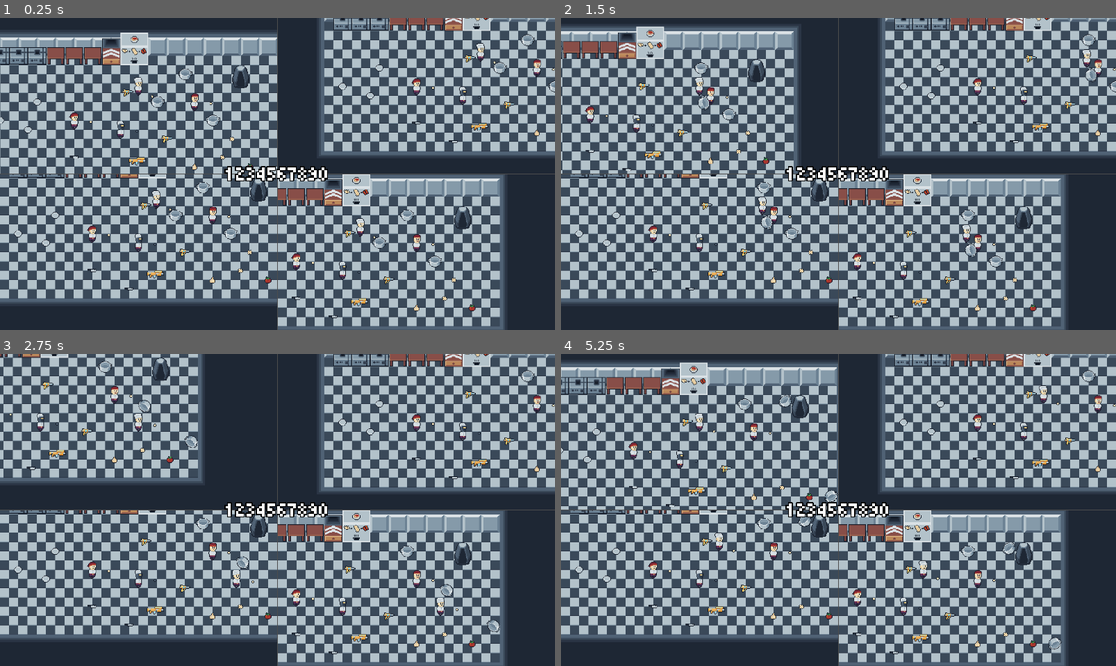
Above: before the commit, frames 1-4 (two rows, left to right).
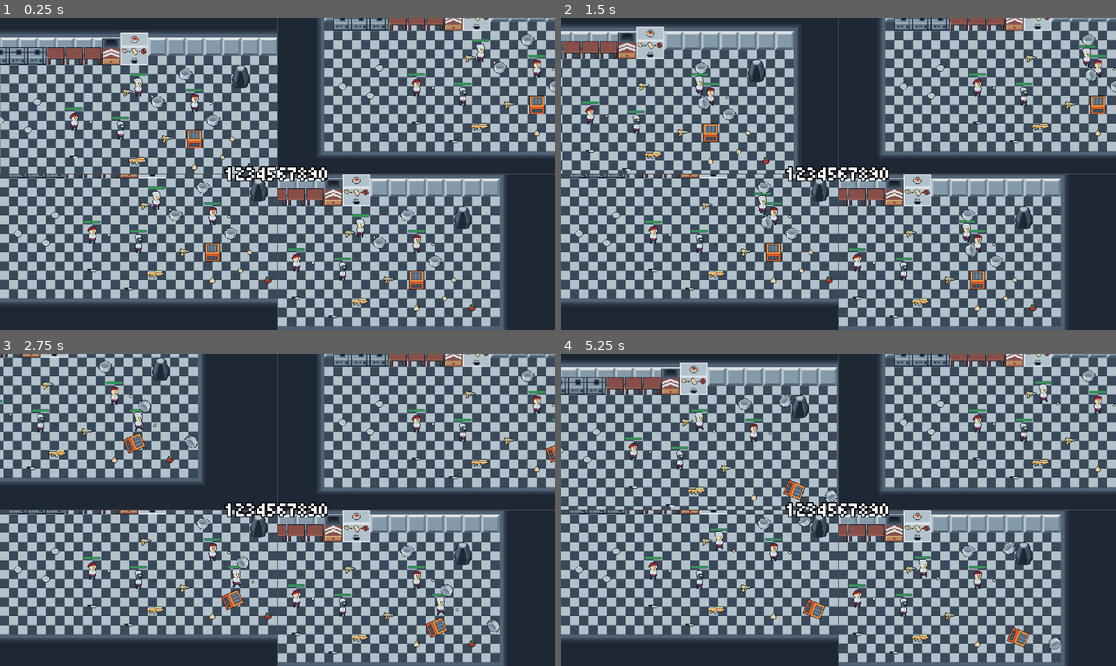
Above: after the commit, the same moments.

Repository: nonamecorn/romancce_macabre
Game: Godot game, scene res://game.tscn
Same seed, same stepped clock (60 frames per second), same inputs: the game is played once before the commit and once after it.
Inputs (mouse positions are in pixels of both pictures, inside the frame that each line leads up to):
- Up to frame 1 (0.25 s): no input
- Up to frame 2 (1.5 s): tap Enter at 0.5 s; move the mouse to (960, 158) at 0.52 s; hold D (p1_right) 0.53-1.28 s; right-click (960, 158) at 0.6 s; click (960, 158) at 0.67 s; move the mouse to (727, 189) at 1.27 s; hold S (p1_down) from 1.28 s (still down); click (727, 189) at 1.35 s
- Up to frame 3 (2.75 s): move the mouse to (333, 441) at 2.02 s; release S (p1_down) at 2.03 s; hold D (p1_right) from 2.03 s (still down); right-click (333, 441) at 2.1 s
- Up to frame 4 (5.25 s): move the mouse to (810, 572) at 2.77 s; release D (p1_right) at 2.78 s; hold W (p1_up) 2.78-3.53 s; click (810, 572) at 2.85 s; move the mouse to (1005, 556) at 3.52 s; hold A (p1_left) 3.53-5.03 s; right-click (1005, 556) at 3.6 s; move the mouse to (672, 463) at 4.27 s; click (672, 463) at 4.35 s; move the mouse to (866, 510) at 5.02 s; hold S (p1_down) from 5.03 s (still down); right-click (866, 510) at 5.1 s; click (866, 510) at 5.17 s

The runs differ from the first frame. In frame 1, 1.7% of the frame differs, in the area x 11-99%, y 6-88%; in frame 2, 1.7%, in the area x 3-99%, y 8-88%; in frame 3, 1.5%; in frame 4, 1.7%.

Commit message:
polishing

Diff:
--- a/lvls/map.tscn
+++ b/lvls/map.tscn
@@ -20,6 +20,7 @@
 [ext_resource type="PackedScene" uid="uid://wr3x0n1wfx4f" path="res://obj/entity/cornelius.tscn" id="18_ajnks"]
 [ext_resource type="PackedScene" uid="uid://c1nm243uchc6w" path="res://obj/entity/grloc.tscn" id="19_rmre4"]
 [ext_resource type="PackedScene" uid="uid://6dum362dqp5s" path="res://obj/entity/pomidor.tscn" id="20_2mgel"]
+[ext_resource type="PackedScene" uid="uid://twexuei0iw5w" path="res://obj/cargo_box.tscn" id="21_rmre4"]
 
 [sub_resource type="TileSetAtlasSource" id="TileSetAtlasSource_b4fcx"]
 texture = ExtResource("5_04hbb")
@@ -224,3 +225,6 @@
 
 [node name="ingredient_base4" parent="." instance=ExtResource("20_2mgel")]
 position = Vector2(464, 256)
+
+[node name="cargo_box" parent="." instance=ExtResource("21_rmre4")]
+position = Vector2(368, 208)
--- /dev/null
+++ b/obj/cargo_box.tscn
@@ -0,0 +1,10 @@
+[gd_scene load_steps=3 format=3 uid="uid://twexuei0iw5w"]
+
+[ext_resource type="PackedScene" uid="uid://cro5ey07r4fn1" path="res://obj/components/bodies/mother_container.tscn" id="1_hdoch"]
+[ext_resource type="Texture2D" uid="uid://cfuqug00rsyei" path="res://img/items/cargo_box.png" id="2_jnjmf"]
+
+[node name="cargo_box" instance=ExtResource("1_hdoch")]
+limit = 10
+
+[node name="Sprite2D" parent="." index="2"]
+texture = ExtResource("2_jnjmf")
--- a/obj/components/bodies/mother_body.gd
+++ b/obj/components/bodies/mother_body.gd
@@ -22,13 +22,14 @@
 	"ATTACH2": null,
 	"MUZZLE2": null,
 }
-
+signal hp_changed(hp)
 func flip():
 	flipped = !flipped
 	$BodySprite.scale.x *= -1
 
 func _on_hitbox_damaged(damage: float, damage_vec: Vector2) -> void:
 	hp -= damage
+	hp_changed.emit(hp)
 	take_knockback(damage_vec)
 	if hp <= 0:
 		$FSM.force_transition("Dead")
--- a/obj/components/bodies/mother_body.tscn
+++ b/obj/components/bodies/mother_body.tscn
@@ -6,7 +6,11 @@
 [ext_resource type="Script" uid="uid://dxlhk6j41qrkb" path="res://obj/components/bodies/hand.gd" id="4_d2y0q"]
 [ext_resource type="Script" uid="uid://ca1364g8p6opd" path="res://obj/components/bodies/dead_state.gd" id="4_mhf4x"]
 [ext_resource type="Script" uid="uid://bkbambgoybnb0" path="res://obj/components/bodies/idle_state.gd" id="5_oh5xk"]
+[ext_resource type="Texture2D" uid="uid://dhy1esiwd3ewe" path="res://img/UI/Gun_UnderHp_bar.png" id="8_shj2t"]
+[ext_resource type="Texture2D" uid="uid://d2ohhhmu82wh1" path="res://img/UI/Gun_hp.png" id="9_8aa68"]
 [ext_resource type="Script" uid="uid://c422lqln78oq5" path="res://obj/components/bodies/pusher.gd" id="9_rmi40"]
+[ext_resource type="Texture2D" uid="uid://cl3gpmg1bx8hr" path="res://img/UI/Gun_hp_bar.png" id="10_gskno"]
+[ext_resource type="Script" uid="uid://5857fwql8smx" path="res://obj/components/bodies/texture_progress_bar.gd" id="11_8aa68"]
 
 [sub_resource type="CapsuleShape2D" id="CapsuleShape2D_0qefb"]
 radius = 5.0
@@ -74,4 +78,16 @@
 [node name="CollisionShape2D" type="CollisionShape2D" parent="Pusher"]
 shape = SubResource("CircleShape2D_x7ed4")
 
+[node name="TextureProgressBar" type="TextureProgressBar" parent="."]
+offset_left = -15.0
+offset_top = -39.0
+offset_right = 45.0
+offset_bottom = 1.0
+scale = Vector2(0.5, 0.5)
+value = 100.0
+texture_under = ExtResource("8_shj2t")
+texture_over = ExtResource("9_8aa68")
+texture_progress = ExtResource("10_gskno")
+script = ExtResource("11_8aa68")
+
 [connection signal="damaged" from="Hitbox" to="." method="_on_hitbox_damaged"]
--- /dev/null
+++ b/obj/components/bodies/texture_progress_bar.gd
@@ -0,0 +1,8 @@
+extends TextureProgressBar
+
+func _ready():
+	max_value = get_parent().hp
+	get_parent().hp_changed.connect(change_value)
+
+func change_value(n_value):
+	value = n_value
--- a/obj/components/proj/basic_bullet.tscn
+++ b/obj/components/proj/basic_bullet.tscn
@@ -31,7 +31,7 @@
 
 [node name="BasicBullet" type="CharacterBody2D"]
 collision_layer = 0
-collision_mask = 16
+collision_mask = 17
 script = ExtResource("1_ui87o")
 damage = 30.0
 speed = 1700.0
--- a/obj/entity/bobot.tscn
+++ b/obj/entity/bobot.tscn
@@ -1,13 +1,15 @@
-[gd_scene load_steps=20 format=3 uid="uid://b4eog40gk61w"]
+[gd_scene load_steps=22 format=3 uid="uid://b4eog40gk61w"]
 
 [ext_resource type="PackedScene" uid="uid://vxlnckbeqm4y" path="res://obj/components/bodies/mother_body.tscn" id="1_m6vwr"]
 [ext_resource type="Script" uid="uid://dbkti2uu350y8" path="res://obj/entity/player.gd" id="2_te3k1"]
 [ext_resource type="Resource" uid="uid://cufo4bmevjb5w" path="res://res/p2controls.tres" id="3_m6vwr"]
 [ext_resource type="Texture2D" uid="uid://2ykwiewl5hlp" path="res://img/bodies/player/Bobot.png" id="4_m6vwr"]
 [ext_resource type="Texture2D" uid="uid://b2nhk647kxw1g" path="res://img/bodies/player/Bobot_anim.png" id="5_te3k1"]
+[ext_resource type="Script" uid="uid://btoxcy23ydmkg" path="res://obj/entity/dead.gd" id="6_aodix"]
 [ext_resource type="Script" uid="uid://b6xe7045h0k1s" path="res://obj/entity/walk_state.gd" id="6_wlrk8"]
 [ext_resource type="Script" uid="uid://d4dpyp5mxmeq8" path="res://obj/entity/playerhand.gd" id="7_xupw3"]
 [ext_resource type="Texture2D" uid="uid://c7lfus773iqe7" path="res://img/bodies/player/Bobot_hand.png" id="8_m6vwr"]
+[ext_resource type="AudioStream" uid="uid://cw1ehadqud0lk" path="res://snd/SFX/5402094785555107349.ogg" id="9_te3k1"]
 
 [sub_resource type="AtlasTexture" id="AtlasTexture_aodix"]
 atlas = ExtResource("4_m6vwr")
@@ -101,9 +103,14 @@
 [node name="FSM" parent="." index="2" node_paths=PackedStringArray("initial_state")]
 initial_state = NodePath("Walk")
 
-[node name="Walk" type="Node" parent="FSM" index="2" node_paths=PackedStringArray("player")]
+[node name="Dead" parent="FSM" index="0" node_paths=PackedStringArray("dsnd")]
+script = ExtResource("6_aodix")
+dsnd = NodePath("../../death")
+
+[node name="Walk" type="Node" parent="FSM" index="2" node_paths=PackedStringArray("player", "sprite")]
 script = ExtResource("6_wlrk8")
 player = NodePath("../..")
+sprite = NodePath("../../BodySprite")
 
 [node name="Hand" parent="." index="4" node_paths=PackedStringArray("player")]
 script = ExtResource("7_xupw3")
@@ -129,3 +136,6 @@
 
 [node name="CollisionShape2D" parent="Pusher" index="0"]
 debug_color = Color(0.22390246, 0.6067969, 0.55894727, 0.05882353)
+
+[node name="death" type="AudioStreamPlayer2D" parent="." index="7"]
+stream = ExtResource("9_te3k1")
--- /dev/null
+++ b/obj/entity/dead.gd
@@ -0,0 +1,7 @@
+extends DeathState
+
+@export var dsnd : AudioStreamPlayer2D
+
+func enter():
+	super()
+	dsnd.play()
--- a/obj/entity/oguzok.tscn
+++ b/obj/entity/oguzok.tscn
@@ -6,8 +6,10 @@
 [ext_resource type="Script" uid="uid://b6xe7045h0k1s" path="res://obj/entity/walk_state.gd" id="3_jlet0"]
 [ext_resource type="Texture2D" uid="uid://b1ywcahoifejc" path="res://img/bodies/player/Oguzok.png" id="4_ic86b"]
 [ext_resource type="Texture2D" uid="uid://bexik0m6oqaaa" path="res://img/bodies/player/Oguzok_anim.png" id="5_drnvc"]
+[ext_resource type="Script" uid="uid://btoxcy23ydmkg" path="res://obj/entity/dead.gd" id="6_howdq"]
 [ext_resource type="Script" uid="uid://d4dpyp5mxmeq8" path="res://obj/entity/playerhand.gd" id="6_yeeoh"]
 [ext_resource type="Texture2D" uid="uid://w5ukyfhkqpru" path="res://img/bodies/player/Oguzok_hand.png" id="8_m6cmv"]
+[ext_resource type="AudioStream" uid="uid://cw1ehadqud0lk" path="res://snd/SFX/5402094785555107349.ogg" id="9_rjguu"]
 
 [sub_resource type="AtlasTexture" id="AtlasTexture_xsu0p"]
 atlas = ExtResource("4_ic86b")
@@ -101,9 +103,14 @@
 [node name="FSM" parent="." index="2" node_paths=PackedStringArray("initial_state")]
 initial_state = NodePath("Walk")
 
-[node name="Walk" type="Node" parent="FSM" index="2" node_paths=PackedStringArray("player")]
+[node name="Dead" parent="FSM" index="0" node_paths=PackedStringArray("dsnd")]
+script = ExtResource("6_howdq")
+dsnd = NodePath("../../death")
+
+[node name="Walk" type="Node" parent="FSM" index="2" node_paths=PackedStringArray("player", "sprite")]
 script = ExtResource("3_jlet0")
 player = NodePath("../..")
+sprite = NodePath("../../BodySprite")
 
 [node name="Hand" parent="." index="4" node_paths=PackedStringArray("player")]
 script = ExtResource("6_yeeoh")
@@ -129,3 +136,6 @@
 
 [node name="CollisionShape2D" parent="Pusher" index="0"]
 debug_color = Color(0.22390246, 0.6067969, 0.55894727, 0.05882353)
+
+[node name="death" type="AudioStreamPlayer2D" parent="." index="7"]
+stream = ExtResource("9_rjguu")
--- a/obj/entity/senya.tscn
+++ b/obj/entity/senya.tscn
@@ -6,8 +6,10 @@
 [ext_resource type="Texture2D" uid="uid://v4itg2kkt5ne" path="res://img/bodies/player/Seny.png" id="4_h7hxr"]
 [ext_resource type="Texture2D" uid="uid://musmhqawos26" path="res://img/bodies/player/Seny_anim.png" id="5_3nmum"]
 [ext_resource type="Script" uid="uid://b6xe7045h0k1s" path="res://obj/entity/walk_state.gd" id="6_cn68h"]
+[ext_resource type="Script" uid="uid://btoxcy23ydmkg" path="res://obj/entity/dead.gd" id="6_i3nav"]
 [ext_resource type="Script" uid="uid://d4dpyp5mxmeq8" path="res://obj/entity/playerhand.gd" id="7_gkarv"]
 [ext_resource type="Texture2D" uid="uid://w5ukyfhkqpru" path="res://img/bodies/player/Oguzok_hand.png" id="8_h7hxr"]
+[ext_resource type="AudioStream" uid="uid://cw1ehadqud0lk" path="res://snd/SFX/5402094785555107349.ogg" id="9_3nmum"]
 
 [sub_resource type="AtlasTexture" id="AtlasTexture_i3nav"]
 atlas = ExtResource("4_h7hxr")
@@ -101,9 +103,14 @@
 [node name="FSM" parent="." index="2" node_paths=PackedStringArray("initial_state")]
 initial_state = NodePath("Walk")
 
-[node name="Walk" type="Node" parent="FSM" index="2" node_paths=PackedStringArray("player")]
+[node name="Dead" parent="FSM" index="0" node_paths=PackedStringArray("dsnd")]
+script = ExtResource("6_i3nav")
+dsnd = NodePath("../../death")
+
+[node name="Walk" type="Node" parent="FSM" index="2" node_paths=PackedStringArray("player", "sprite")]
 script = ExtResource("6_cn68h")
 player = NodePath("../..")
+sprite = NodePath("../../BodySprite")
 
 [node name="Hand" parent="." index="4" node_paths=PackedStringArray("player")]
 script = ExtResource("7_gkarv")
@@ -129,3 +136,9 @@
 
 [node name="CollisionShape2D" parent="Pusher" index="0"]
 debug_color = Color(0.22390246, 0.6067969, 0.55894727, 0.05882353)
+
+[node name="death" type="AudioStreamPlayer2D" parent="." index="7"]
+stream = ExtResource("9_3nmum")
+
+[node name="AudioListener2D" type="AudioListener2D" parent="." index="8"]
+current = true
--- a/obj/entity/shef.tscn
+++ b/obj/entity/shef.tscn
@@ -1,13 +1,15 @@
-[gd_scene load_steps=20 format=3 uid="uid://ctaryefmvilqh"]
+[gd_scene load_steps=22 format=3 uid="uid://ctaryefmvilqh"]
 
 [ext_resource type="PackedScene" uid="uid://vxlnckbeqm4y" path="res://obj/components/bodies/mother_body.tscn" id="1_5885n"]
 [ext_resource type="Script" uid="uid://dbkti2uu350y8" path="res://obj/entity/player.gd" id="2_d4yaj"]
 [ext_resource type="Resource" uid="uid://q55yduphiucn" path="res://res/p4controls.tres" id="3_5885n"]
 [ext_resource type="Texture2D" uid="uid://duwqlfyuu0t45" path="res://img/bodies/player/Shef.png" id="4_5885n"]
 [ext_resource type="Texture2D" uid="uid://ysyqwqnuh1rm" path="res://img/bodies/player/Shef_anim.png" id="5_d4yaj"]
+[ext_resource type="Script" uid="uid://btoxcy23ydmkg" path="res://obj/entity/dead.gd" id="6_oo0ff"]
 [ext_resource type="Script" uid="uid://b6xe7045h0k1s" path="res://obj/entity/walk_state.gd" id="6_vaqby"]
 [ext_resource type="Script" uid="uid://d4dpyp5mxmeq8" path="res://obj/entity/playerhand.gd" id="7_gcr1l"]
 [ext_resource type="Texture2D" uid="uid://w5ukyfhkqpru" path="res://img/bodies/player/Oguzok_hand.png" id="8_5885n"]
+[ext_resource type="AudioStream" uid="uid://cw1ehadqud0lk" path="res://snd/SFX/5402094785555107349.ogg" id="9_d4yaj"]
 
 [sub_resource type="AtlasTexture" id="AtlasTexture_oo0ff"]
 atlas = ExtResource("4_5885n")
@@ -101,9 +103,14 @@
 [node name="FSM" parent="." index="2" node_paths=PackedStringArray("initial_state")]
 initial_state = NodePath("Walk")
 
-[node name="Walk" type="Node" parent="FSM" index="2" node_paths=PackedStringArray("player")]
+[node name="Dead" parent="FSM" index="0" node_paths=PackedStringArray("dsnd")]
+script = ExtResource("6_oo0ff")
+dsnd = NodePath("../../death")
+
+[node name="Walk" type="Node" parent="FSM" index="2" node_paths=PackedStringArray("player", "sprite")]
 script = ExtResource("6_vaqby")
 player = NodePath("../..")
+sprite = NodePath("../../BodySprite")
 
 [node name="Hand" parent="." index="4" node_paths=PackedStringArray("player")]
 script = ExtResource("7_gcr1l")
@@ -132,3 +139,6 @@
 
 [node name="CollisionShape2D" parent="Pusher" index="0"]
 debug_color = Color(0.22390246, 0.6067969, 0.55894727, 0.05882353)
+
+[node name="death" type="AudioStreamPlayer2D" parent="." index="7"]
+stream = ExtResource("9_d4yaj")
--- a/obj/entity/walk_state.gd
+++ b/obj/entity/walk_state.gd
@@ -1,17 +1,20 @@
 extends State
 
 @export var player : Entity
-
+@export var sprite : AnimatedSprite2D
 func get_input_dir():
 	return Input.get_vector(player.moveset.left, player.moveset.right, player.moveset.up, player.moveset.down)
+
 
 # Called every frame. 'delta' is the elapsed time since the previous frame.
 func physics_update(delta):
 	var input_vector = get_input_dir()
 	if input_vector != Vector2.ZERO:
+		sprite.play("walk")
 		player.velocity = player.velocity.move_toward(
 			input_vector * player.MAX_SPEED,delta * player.ACCELERATION
 			)
 	else:
+		sprite.play("idle")
 		player.velocity = player.velocity.move_toward(Vector2.ZERO, delta * player.ACCELERATION)
 	player.move_and_slide()
Binary file added: img/UI/Gun_UnderHp_bar.png
Not shown, added: img/UI/Gun_UnderHp_bar.png.import
Binary file added: img/UI/Gun_hp.png
Not shown, added: img/UI/Gun_hp.png.import
Binary file added: img/UI/Gun_hp_bar.png
Not shown, added: img/UI/Gun_hp_bar.png.import
Binary file added: img/UI/hp_bar.png
Not shown, added: img/UI/hp_bar.png.import
Binary file added: img/UI/hp_bar2.png
Not shown, added: img/UI/hp_bar2.png.import
Binary file added: img/UI/hpbar.png
Not shown, added: img/UI/hpbar.png.import
(and 12 more such lines)
